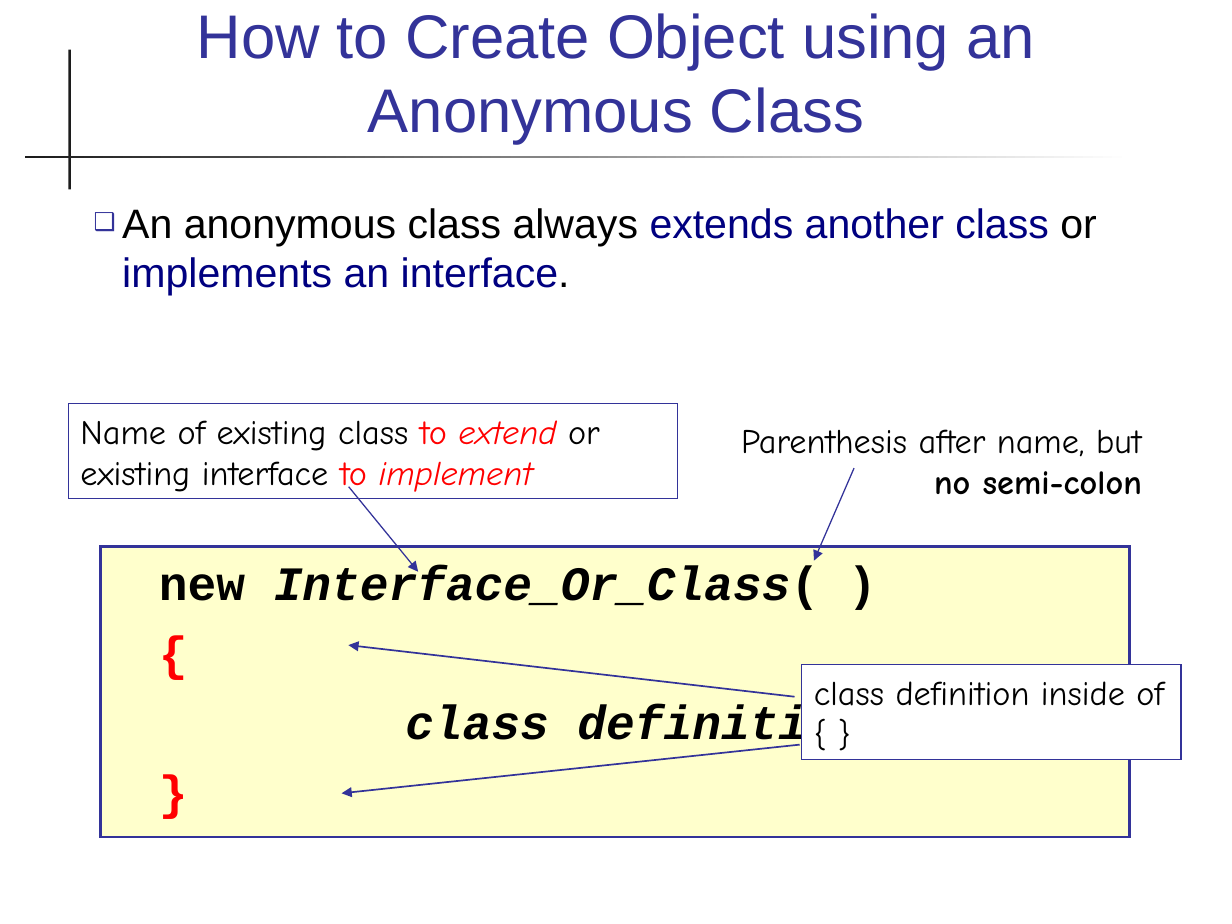
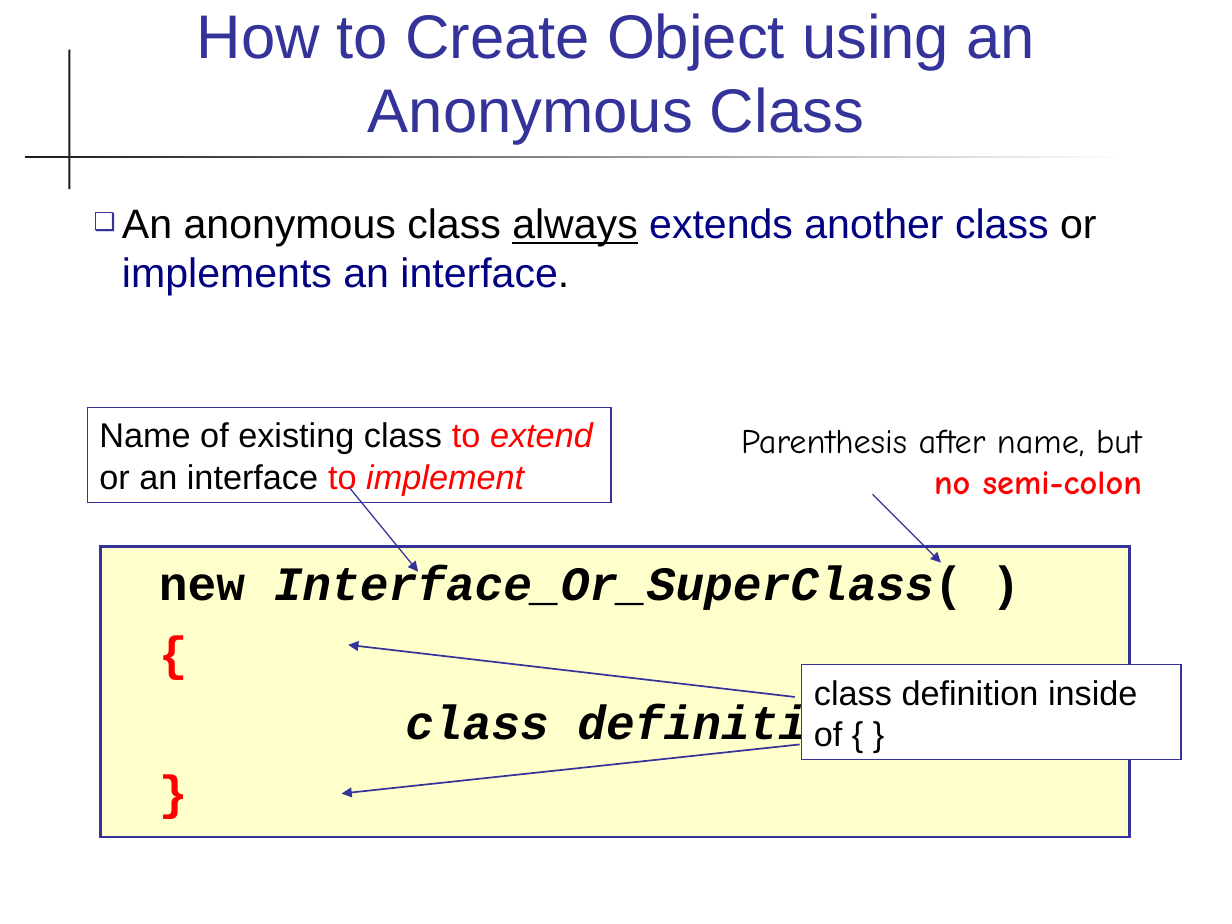
Before and after one commit to skeoop/skeoop.github.io, a slide deck: slide 4 of java-intermed/Anonymous-Class.ppt. Drawn at 1232x924 pixels with LibreOffice and Linux fonts; fonts in the diff are those of the drawing. Boxes give left, top, right and bottom in pixels: in the first picture for what was removed or moved away, otherwise in the second. Text is boxed around its words. In the diff, an @@ line names an element or a change of style, - is before the commit and + after.

```diff
--- a/java-intermed/Anonymous-Class.ppt
+++ b/java-intermed/Anonymous-Class.ppt
@@ text "An anonymous class always extends ..." at bbox=[122, 208, 1097, 296]: underline on in "always" @@
@@ rectangle "Name of existing class to ...": place and size @@
-rectangle "Name of existing class to ..." at bbox=[68, 404, 678, 499]
+rectangle "Name of existing class to ..." at bbox=[87, 408, 611, 503]
@@ text "Parenthesis after name, but no ..." at bbox=[741, 429, 1142, 495]: text colour #000000 to #FF0000 in "no semi-colon" @@
@@ text in rectangle at bbox=[99, 422, 593, 495]: text changed; font Comic Neue to Arial @@
-Name of existing class to extend or existing interface to implement
+Name of existing class to extend or an interface to implement
@@ arrow moved from (854, 468) - (814, 561) to (873, 495) - (941, 563) @@
@@ text in rectangle at bbox=[159, 566, 963, 610]: text changed @@
-new Interface_Or_Class( )
+new Interface_Or_SuperClass( )
@@ rectangle "class definition inside of { ..." at bbox=[802, 665, 1181, 760]: font Comic Neue to Arial @@
```
Also in this commit, not shown: 6 other slides changed, 3 other files.
